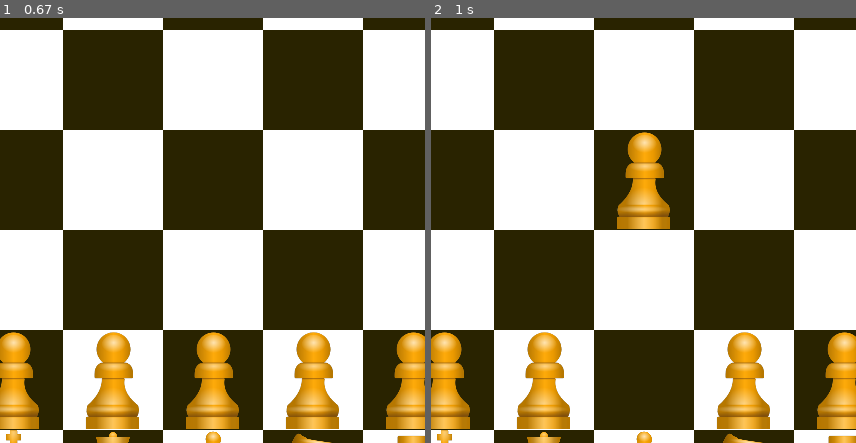
Above: before the commit, frames 1-2 (left to right).
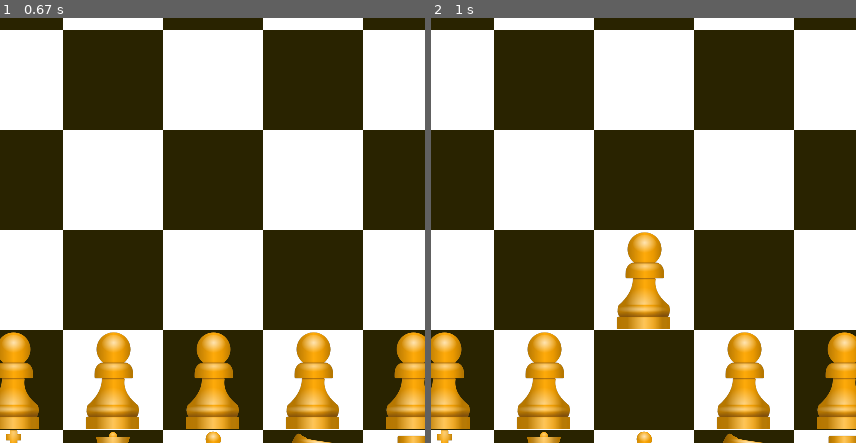
Above: after the commit, the same moments.

Repository: HausMeister008/CHESS
Game: pygame game, started from game.py
Same seed, same stepped clock (60 frames per second), same inputs: the game is played once before the commit and once after it.
Inputs (mouse positions are % of the whole screen's width and height, from its top left):
- Up to frame 1 (0.67 s): no input
- Up to frame 2 (1 s): click (60, 72) at 0.9 s
The pictures show only the part of the screen within x 40-90%, y 34-84%; the shares and areas given below are measured in that part.

Frame 1 is identical in both runs. In frame 2, 3.9% of the frame differs, in the area x 43-57%, y 26-74%.

Commit message:
24.09 version2 this time correct

Diff:
--- a/classes.py
+++ b/classes.py
@@ -19,7 +19,8 @@
     def move_figure(self, f_position): #future position, erst x, dann y
         old_position = self.position
         self.c_x, self.c_y = f_position[0], f_position[1] # defining x and y coordinates
-        self.position = (self.chars[f_position[1]],f_position[0]) #erst y, dann x
+        self.position = (self.chars[f_position[1]],f_position[0]+1) #erst y, dann x (x in richtigen Zahlen deswegen +1)
+        print(self.position)
         #self.place_figure()
         #deleting old image here
 
--- a/game.py
+++ b/game.py
@@ -82,7 +82,7 @@
                 if player.position == (chars[y_pos], x_pos+1):
                     name = player.name
                     p = players[name]
-                    p.move_figure((p.c_x, p.c_y + (-2 if 'white' in name else + 2)))
+                    p.move_figure((p.c_x, p.c_y + (-1 if 'white' in name else + 1)))
                     draw()
                     break
             print(name)
